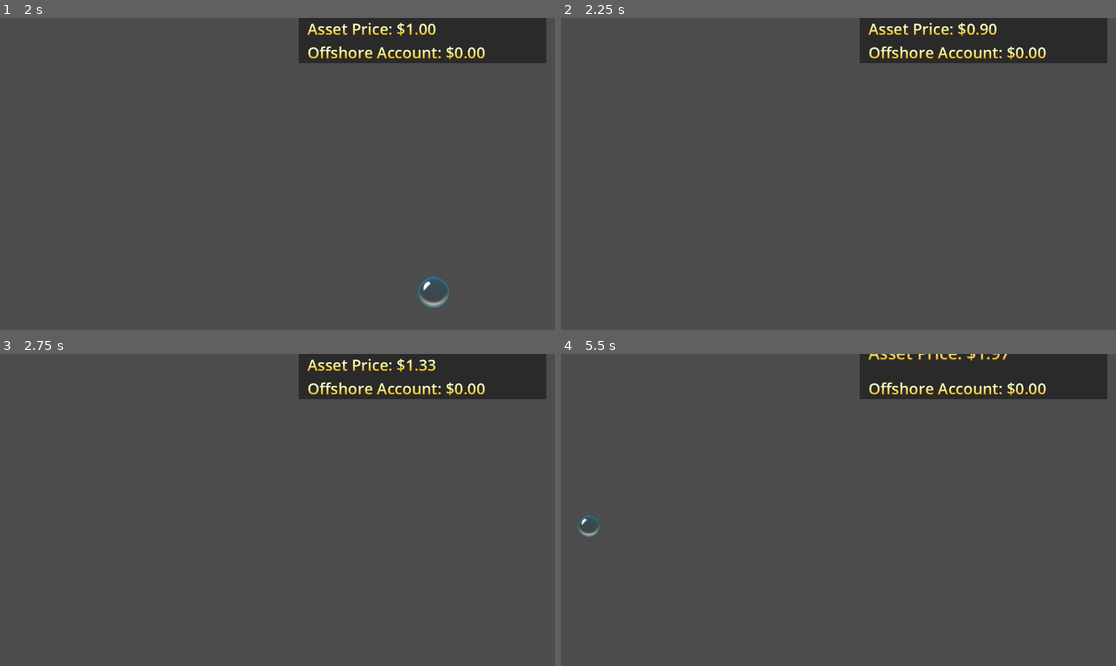
Above: before the commit, frames 1-4 (two rows, left to right).
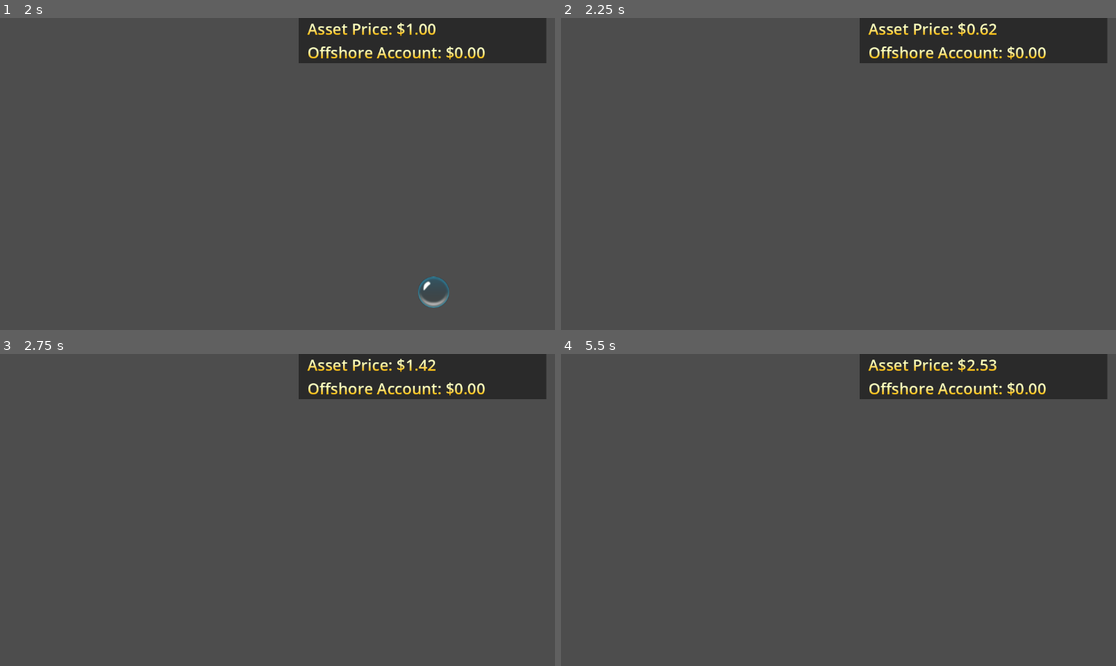
Above: after the commit, the same moments.

Repository: DenisBelmondo/bubbles
Game: Godot game, scene res://scenes/game_root.tscn
Two runs of this game, one before a commit and one after it. Both use one fixed random seed, a clock stepped at 60 frames per second and the inputs below.
Inputs:
- Up to frame 1 (2 s): hold Right (move_right) 0.53-1.28 s; tap Shift (deflate) at 0.6, 1.55 s; tap Space (inflate) at 0.8, 1.35 s; hold Down (move_down) from 1.28 s (still down)
- Up to frame 2 (2.25 s): release Down (move_down) at 2.03 s; hold Right (move_right) from 2.03 s (still down); tap Shift (deflate) at 2.1 s
- Up to frame 3 (2.75 s): keep holding Right (move_right); tap Space (inflate) at 2.3 s
- Up to frame 4 (5.5 s): release Right (move_right) at 2.78 s; hold Up (move_up) 2.78-3.53 s; tap Space (inflate) at 2.85, 3.8, 4.35, 5.3 s; tap Shift (deflate) at 3.05, 3.6, 4.55, 5.1 s; hold Left (move_left) 3.53-5.03 s; hold Down (move_down) from 5.03 s (still down)

Frame 1 is identical in both runs. In frame 2, less than 0.1% of the frame differs, in the area x 75-79%, y 1-6%; in frame 3, less than 0.1%; in frame 4, 0.7%, in the area x 3-81%, y 0-59%.

Commit message:
fixed bug move after die

Diff:
--- a/scripts/bubble.gd
+++ b/scripts/bubble.gd
@@ -1,7 +1,6 @@
 extends MeshInstance3D
 
 
-signal ready_again
 signal popped
 
 
@@ -69,17 +68,15 @@
 	await _make_inflation_tween(inflation_addend).finished
 
 	_state = State.READY
-	ready_again.emit()
 
 
 func try_deflate() -> void:
-	if _state != State.READY:
+	if not _can_change_size():
 		return
 
 	_state = State.DEFLATING
 	_audio.play_stream(preload('res://sounds/deflate_1.ogg'), 0, -10)
 
-	await _make_inflation_tween(-deflation_subtrahend * float(scale.x > deflation_subtrahend)).finished
+	await _make_inflation_tween(-deflation_subtrahend).finished
 
 	_state = State.READY
-	ready_again.emit()
--- a/scripts/game_child.gd
+++ b/scripts/game_child.gd
@@ -32,32 +32,32 @@
 func _physics_process(delta: float) -> void:
 	var dt := delta * DELTA_MULTIPLIER
 	var move := _axis
-	var can_move: float = _bubble._state != Bubble.State.POPPING
+
+	if _bubble._state == Bubble.State.POPPING:
+		return
 
 	move = move.normalized()
 	move *= 0.05
 	move *= dt
-	move *= can_move
 	_bubble_velocity += move
-	_bubble_velocity *= can_move
 	_bubble.global_position += Vector3(_bubble_velocity.x, _bubble_velocity.y, 0)
 	_bubble_velocity.x *= float(absf(_bubble.global_position.x) < 8)
 	_bubble_velocity.y *= float(absf(_bubble.global_position.y) < 5)
 	_bubble.global_position.x = clampf(_bubble.global_position.x, -8, 5)
 	_bubble.global_position.y = clampf(_bubble.global_position.y, -8, 5)
 	_bubble_velocity = _bubble_velocity.lerp(Vector2.ZERO, delta * 2.0)
-	_bubble_velocity *= can_move
 
 
 func _unhandled_input(event: InputEvent) -> void:
+	if _bubble._state != Bubble.State.READY:
+		return
+
 	if event.is_pressed() and not event.is_echo():
 		if event.is_action(&'inflate'):
 			_bubble.try_inflate()
-			await _bubble.ready_again
 			increase_asset_price()
 		elif event.is_action(&'deflate'):
 			_bubble.try_deflate()
-			await _bubble.ready_again
 			decrease_asset_price()
 
 
